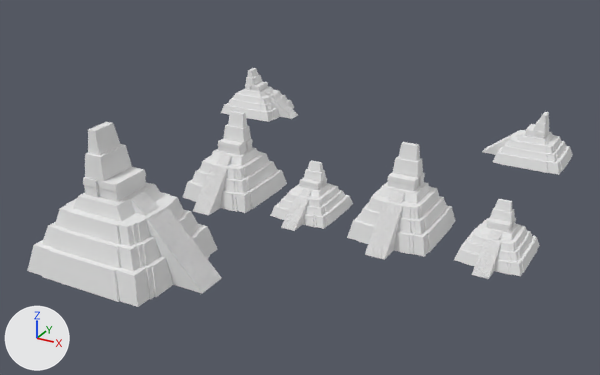
What one commit did to the Blender file 2_Produccion/Juego/Modelos/templos/templos.blend.
Camera for both pictures: a 50 mm lens placed at (101.0, -168.3, 121.0), pointed at (-14.8, 42.2, 15.7). Every picture has the same lights, and +X, +Y and +Z are marked at lower left.

Names of what the first picture shows: 'templo2', 'templo3', 'templo4', 'templo5', 'templo6', 'templo7', 'templo8'.
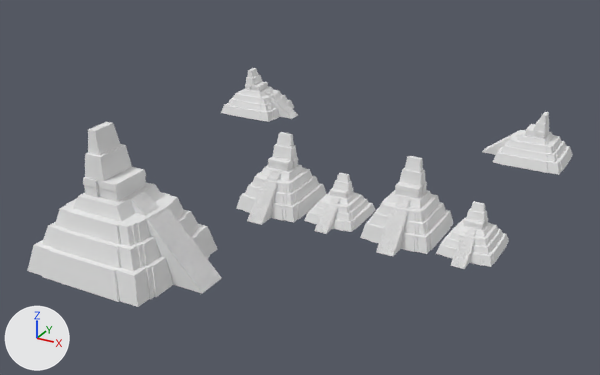
Commit message: Actualizando Templos simples

Changed parts and their boxes (x1, y1, x2, y2) in the pictures (600 x 375 px):
'templo3', moved, rescaled (13% narrower, 10% shorter): before (183, 111, 287, 215); after (236, 132, 326, 225)
'templo5', moved, rescaled (13% narrower, 15% shorter): before (347, 142, 455, 260); after (360, 156, 454, 256)
'templo6', moved, rescaled (15% narrower, 15% shorter): before (454, 199, 540, 279); after (436, 201, 509, 269)
'templo4', moved, rescaled (14% narrower, 14% shorter): before (270, 160, 353, 231); after (304, 173, 375, 234)

What the commit changed:
Object 'templo6' (ob_templo6) moves from (45.9, 57.1, 1.1) to (38.2, 56.8, 1.1).
Object 'templo6' (ob_templo6) is rescaled from (0.0134, 0.0133, 0.01) to (0.0115, 0.0114, 0.0086).
Object 'templo4' (ob_templo4) moves from (-17.8, 57.1, 1.1) to (-7.6, 57.6, 1.1).
Object 'templo4' (ob_templo4) is rescaled from (0.0134, 0.0133, 0.01) to (0.0115, 0.0114, 0.0086).
Object 'templo5' (ob_templo5) moves from (14.6, 57.9, 1.2) to (16.4, 57.8, 1.2).
Object 'templo5' (ob_templo5) is rescaled from (0.0172, 0.0172, 0.0172) to (0.0147, 0.0147, 0.0147).
Object 'templo3' (ob_templo3) moves from (-49.0, 57.9, 1.2) to (-29.5, 57.3, 1.2).
Object 'templo3' (ob_templo3) is rescaled from (0.0172, 0.0172, 0.0172) to (0.0147, 0.0147, 0.0147).
